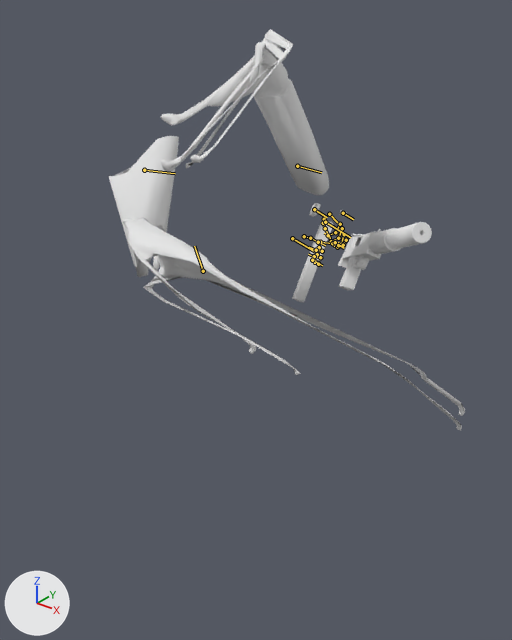
What one commit did to the Blender file Joshua-Boo-Boos DMD Combat Mod/Mac-10.blend.
Rendered twice from a 50 mm lens placed at (19.0, -23.2, 5.9), pointed at (3.2, -3.5, -6.3). The lights are fixed; the arrows at lower left show +X, +Y and +Z. Both versions are drawn at frame 20 of the action 'HandsAction'; the numbers are the values there. The bones that bend it are drawn over the model as lines.

In view in the first picture: 'Bolt', 'Charging Handle', 'Hands.001', 'Mac-10', 'Magazine'.
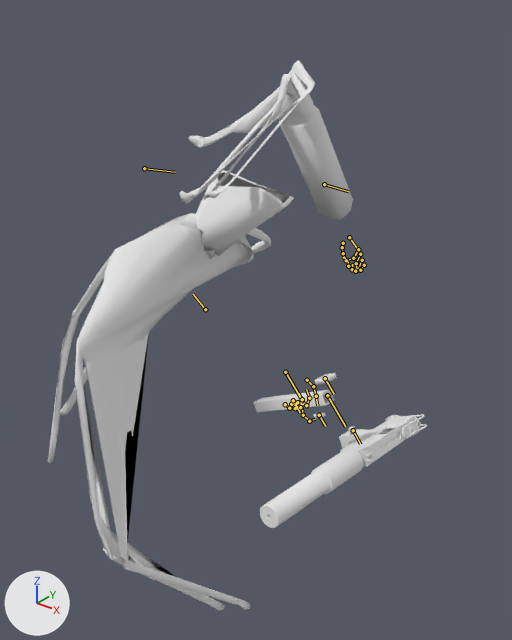
Diff of the bpy script that builds the scene:
```diff
--- a/Joshua-Boo-Boos DMD Combat Mod/Mac-10.blend.py
+++ b/Joshua-Boo-Boos DMD Combat Mod/Mac-10.blend.py
@@ bone_left_arm @@
 bone_left_arm = bpy.data.objects['Hands'].pose.bones['Left Arm']
-bone_left_arm.location = (-2.41, 0.35, 0.11)
-bone_left_arm.rotation_quaternion = (0.83, -0.318, 0.03, 0.457)  # degrees (-32, 20, 52)
+bone_left_arm.location = (-3.53, 0.33, -1.0)
+bone_left_arm.rotation_quaternion = (0.82, -0.362, 0.044, 0.442)  # degrees (-37, 23, 49)
@@ bone_right_arm @@
 bone_right_arm = bpy.data.objects['Hands'].pose.bones['Right Arm']
-bone_right_arm.location = (-2.48, -3.14, -0.86)
-bone_right_arm.rotation_quaternion = (0.694, 0.3, 0.434, -0.49)  # degrees (-1, 64, -71)
+bone_right_arm.location = (-2.32, -4.58, -1.89)
+bone_right_arm.rotation_quaternion = (0.728, -0.074, -0.032, -0.681)  # degrees (-4, -8, -86)
@@ bone_hand_003 @@
 bone_hand_003 = bpy.data.objects['Hands'].pose.bones['Hand.003']  # child of 'Hand.001'
-bone_hand_003.location = (-0.56, 1.83, 1.4)
+bone_hand_003.location = (-0.25, 2.57, 1.32)
```

Pixel boxes (x1, y1, x2, y2) of what changed, in the pictures (512 x 640 px):
'Hands.001', posed (14% narrower, 37% taller)
    before: (109, 29, 465, 430)
    after: (47, 61, 353, 611)
'Mac-10', posed (77% wider, 67% taller)
    before: (338, 222, 432, 290)
    after: (260, 414, 427, 528)
'Magazine', posed (88% wider, 73% shorter)
    before: (292, 219, 334, 302)
    after: (254, 390, 334, 412)
'Bolt', posed (85% wider, 13% shorter)
    before: (309, 203, 321, 217)
    after: (314, 373, 337, 385)
'Charging Handle', posed (11% wider, 43% taller)
    before: (339, 210, 347, 216)
    after: (348, 426, 357, 435)
'Trigger', posed
    before: (333, 238, 339, 248)
    after: (314, 413, 326, 418)
bone 'Left Arm', root to tip
    before: (297, 166) to (321, 172)
    after: (324, 184) to (348, 191)
bone 'Right Arm', root to tip
    before: (203, 271) to (194, 246)
    after: (205, 309) to (193, 294)
bone 'Hand.003', root to tip
    before: (343, 213) to (353, 219)
    after: (353, 430) to (360, 444)
